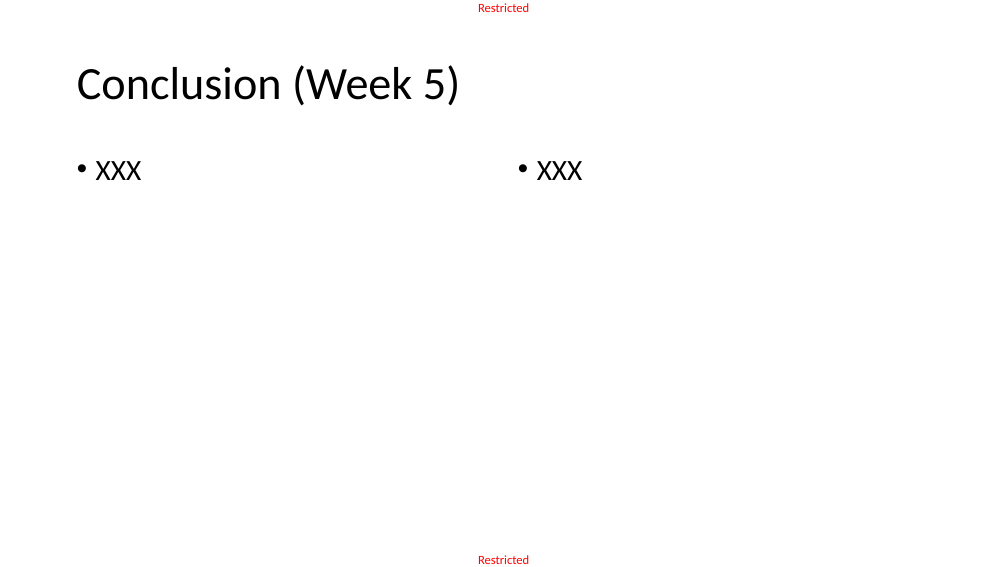
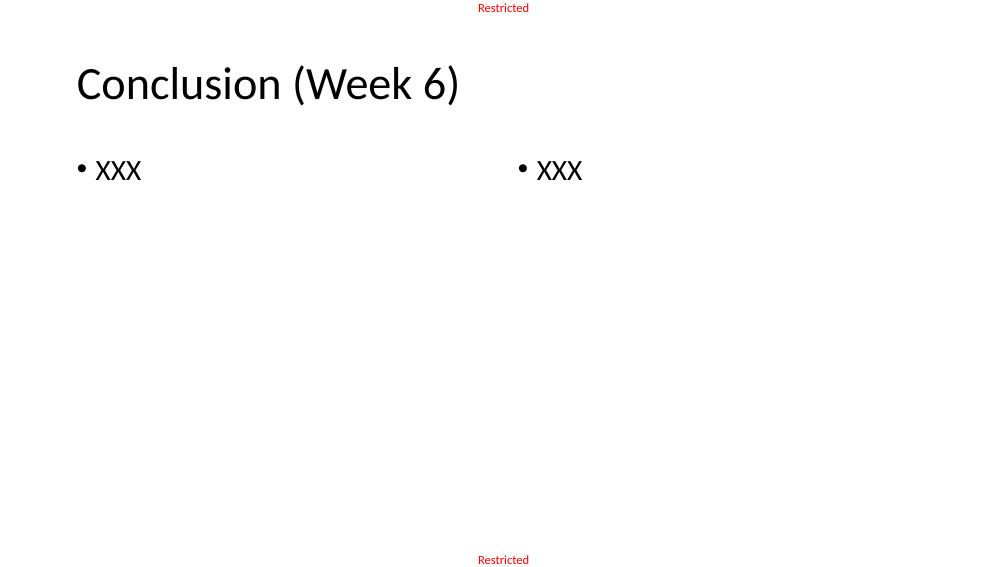
Before and after one commit to matthieudemari/SUTD_DL_50_039, a slide deck: slide 49 of W6/0. All/W6.pptx (slide 35 before the commit). Drawn at 1008x567 pixels with LibreOffice and Linux fonts; fonts in the diff are those of the drawing. Boxes give left, top, right and bottom in pixels: in the first picture for what was removed or moved away, otherwise in the second. Text is boxed around its words. In the diff, an @@ line names an element or a change of style, - is before the commit and + after.

Commit message:
Done teaching W5S2, progress on Week 6 materials.

```diff
--- a/W6/0. All/W6.pptx
+++ b/W6/0. All/W6.pptx
@@ title at <box>77,65,460,106</box>: text changed @@
-Conclusion (Week 5)
+Conclusion (Week 6)
```
Also in this commit, not shown: 6 other slides changed, 17 slides added, 3 slides removed, 2 other files.
